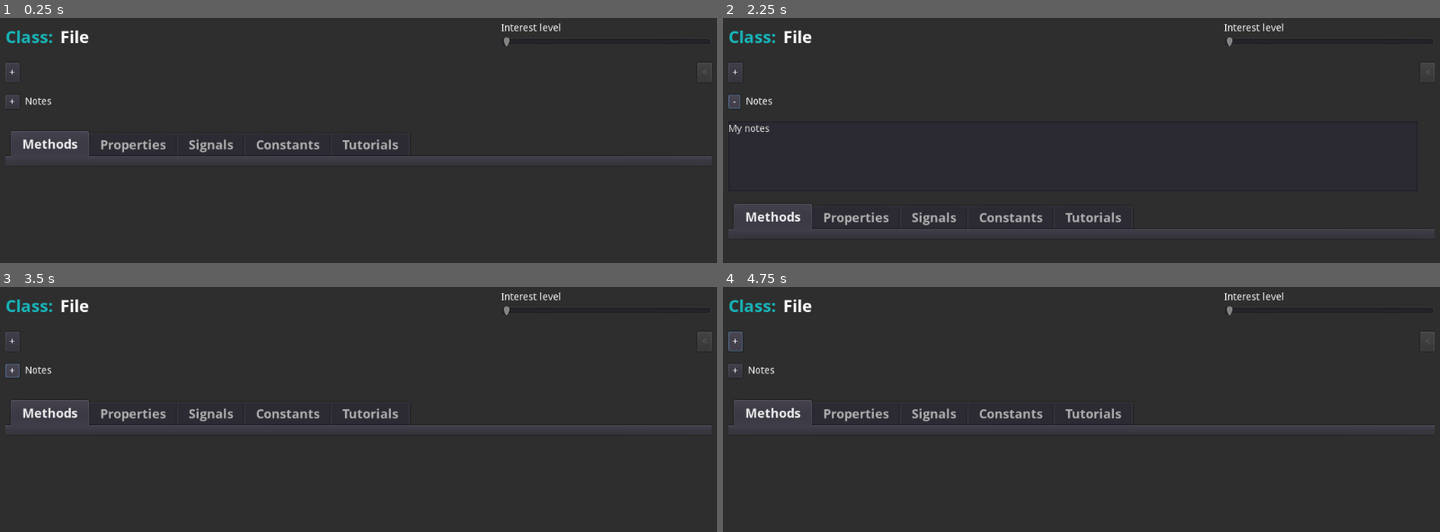
Above: before the commit, frames 1-4 (two rows, left to right).
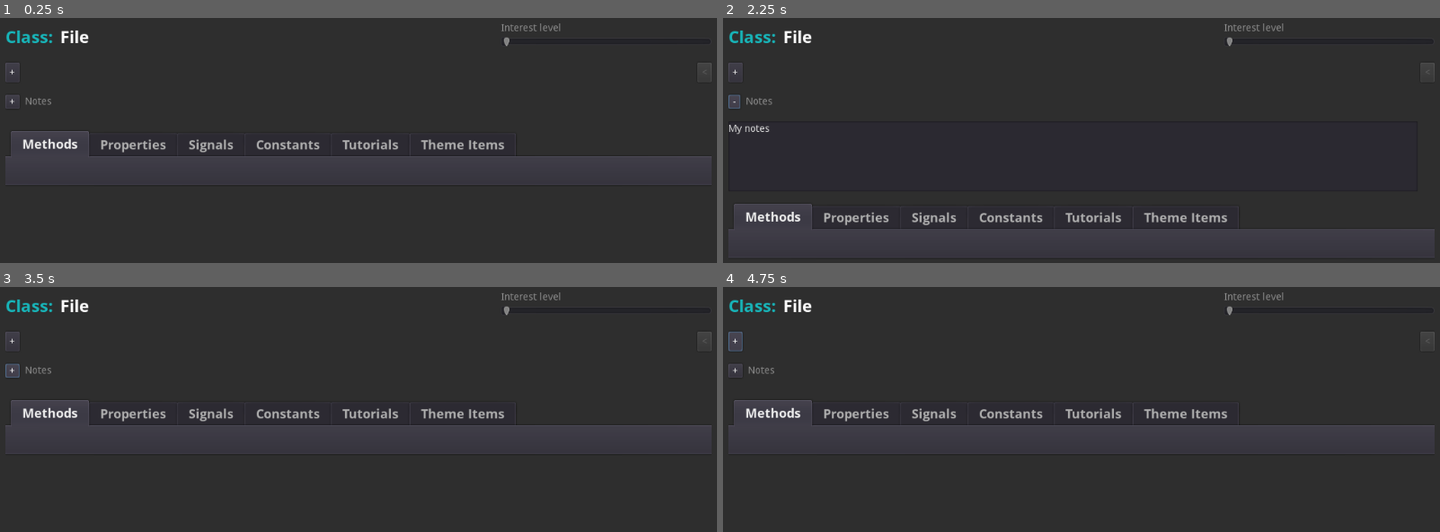
Above: after the commit, the same moments.

Repository: andrew-wilkes/godotbuddy.com
Game: Godot game, scene res://Test.tscn
Two runs of this game, one before a commit and one after it. Both use one fixed random seed, a clock stepped at 60 frames per second and the inputs below. The project has no main scene, so this scene is started directly.
Inputs:
- Up to frame 1 (0.25 s): no input
- Up to frame 2 (2.25 s): click "+" at 0.5 s; click "-" at 1.25 s; click "+" at 2 s
- Up to frame 3 (3.5 s): click "-" at 2.75 s
- Up to frame 4 (4.75 s): click "+" at 3.5 s; click "-" at 4.25 s

The runs differ from the first frame. In frame 1, 0.8% of the frame differs, in the area x 0-100%, y 2-69%; in frame 2, 0.8%; in frame 3, 0.8%; in frame 4, 0.8%.
Error before the commit: Invalid get index 'File' (on base: 'Dictionary'). (res://ClassDetails.gd:79)
Error after the commit: Invalid get index 'File' (on base: 'Dictionary'). (res://ClassDetails.gd:108)

Commit message:
Dynamically set up tabs

Diff:
--- a/apps/desktop/ClassDetails.gd
+++ b/apps/desktop/ClassDetails.gd
@@ -14,6 +14,15 @@
 var history = []
 var stepping_back = false
 var back_button
+var tab_list = [
+	"methods",
+	"members",
+	"signals",
+	"constants",
+	"tutorials",
+	"theme_items",
+]
+var tabs
 
 func _ready():
 	desc = find_node("Desc")
@@ -22,6 +31,7 @@
 	desc_button = find_node("DescButton")
 	notes_button = find_node("NotesButton")
 	back_button = find_node("BackButton")
+	tabs = find_node("TabContainer")
 	back_button.disabled = true
 	descbox.hide()
 	notes.get_parent().hide()
@@ -48,9 +58,28 @@
 	desc.bbcode_text = text_to_bbcode(info.description)
 	call_deferred("set_description_scroll_container_size")
 
+	# Set up tabs
+	var remove = false
+	for tab in tabs.get_children():
+		if remove:
+			# Avoid problem of duplicate names
+			tab.name = "x"
+			tab.queue_free()
+		remove = true
+	var add = false
+	for key in tab_list:
+		if info.has(key):
+			var items = info[key]
+			var tab = tabs.get_child(0)
+			if add:
+				tab = tab.duplicate()
+				tabs.add_child(tab)
+			tab.name = key.capitalize()
+			add = true
+
 
 func set_back_button_state():
-		back_button.disabled = true if history.size() < 1 else false
+	back_button.disabled = true if history.size() < 1 else false
 
 
 func set_description_scroll_container_size():
@@ -66,7 +95,7 @@
 	scroll_container.rect_min_size.y = min(desc.rect_size.y, max_description_size_y)
 
 
-func get_info(cname):
+func get_info(cname) -> Dictionary:
 	var info = {}
 	var node_name = ""
 	var group_name = ""
@@ -109,12 +138,14 @@
 								"qualifiers": parser.get_named_attribute_value_safe("qualifiers"),
 								"args": {},
 								"return_type": "",
+								"description": "",
 							}
 							if info[group_name].has(method_name):
 								info[group_name][method_name].append(method)
 							else:
 								info[group_name][method_name] = [method]
 							method_target = method
+							text_target = method
 							text_mode = RAW
 						"return":
 							method_target["return_type"] = parser.get_named_attribute_value("type")
@@ -122,8 +153,8 @@
 							var keys = ["index", "type", "default"]
 							var _member_name = add_argument(parser, method_target, keys)
 						"members":
-							info[node_name] = {}
-							group_name = node_name
+							info["properties"] = {}
+							group_name = "properties"
 						"member":
 							var keys = ["type", "setter", "getter", "default"]
 							member_name = add_member(parser, info, group_name, keys)
@@ -151,10 +182,13 @@
 				parser.NODE_TEXT:
 					if text_target != null:
 						var txt = get_node_text(parser.get_node_data())
-						if text_mode == FORMATTED:
-							txt = format_text(txt)
-						text_target[text_node_name] = txt
-						text_target = null
+						# We get unexpected blank text nodes, so ignore them
+						if txt.length() > 0:
+							if text_mode == FORMATTED:
+								txt = format_text(txt)
+							text_target[text_node_name] = txt
+							text_target = null
+	return info
 
 
 func add_member(parser: XMLParser, info: Dictionary, group_name, keys: Array) -> String:
--- a/apps/desktop/ClassDetails.tscn
+++ b/apps/desktop/ClassDetails.tscn
@@ -1,24 +1,10 @@
-[gd_scene load_steps=13 format=2]
+[gd_scene load_steps=7 format=2]
 
 [ext_resource path="res://ClassDetails.gd" type="Script" id=1]
 [ext_resource path="res://assets/fonts/boldheader.tres" type="DynamicFont" id=2]
 [ext_resource path="res://assets/fonts/OpenSans-Bold.ttf" type="DynamicFontData" id=3]
 [ext_resource path="res://ClassInfoCard.tscn" type="PackedScene" id=4]
-[ext_resource path="res://assets/fonts/OpenSans-Regular.ttf" type="DynamicFontData" id=5]
-[ext_resource path="res://assets/fonts/OpenSans-Italic.ttf" type="DynamicFontData" id=6]
-[ext_resource path="res://assets/fonts/Bitstream Vera Sans Mono Roman.ttf" type="DynamicFontData" id=7]
-
-[sub_resource type="DynamicFont" id=2]
-font_data = ExtResource( 7 )
-
-[sub_resource type="DynamicFont" id=3]
-font_data = ExtResource( 6 )
-
-[sub_resource type="DynamicFont" id=4]
-font_data = ExtResource( 3 )
-
-[sub_resource type="DynamicFont" id=5]
-font_data = ExtResource( 5 )
+[ext_resource path="res://ContentRichTextLabel.tscn" type="PackedScene" id=5]
 
 [sub_resource type="DynamicFont" id=1]
 size = 18
@@ -46,7 +32,7 @@
 
 [node name="VBox" type="VBoxContainer" parent="SC"]
 margin_right = 1006.0
-margin_bottom = 356.0
+margin_bottom = 384.0
 rect_min_size = Vector2( 720, 0 )
 size_flags_horizontal = 3
 
@@ -88,6 +74,7 @@
 [node name="Label" type="Label" parent="SC/VBox/HBox/VBox"]
 margin_right = 300.0
 margin_bottom = 14.0
+custom_colors/font_color = Color( 0.564706, 0.564706, 0.564706, 1 )
 text = "Interest level"
 
 [node name="HSlider" type="HSlider" parent="SC/VBox/HBox/VBox"]
@@ -120,27 +107,17 @@
 hint_tooltip = "Detailed description"
 text = "+"
 
-[node name="BDesc" type="RichTextLabel" parent="SC/VBox/HBox1"]
+[node name="BDesc" parent="SC/VBox/HBox1" instance=ExtResource( 5 )]
 margin_left = 28.0
+margin_top = 0.0
 margin_right = 978.0
 margin_bottom = 28.0
-size_flags_horizontal = 3
-custom_constants/line_separation = 5
-custom_fonts/mono_font = SubResource( 2 )
-custom_fonts/italics_font = SubResource( 3 )
-custom_fonts/bold_font = SubResource( 4 )
-custom_fonts/normal_font = SubResource( 5 )
-bbcode_enabled = true
-fit_content_height = true
-scroll_active = false
-__meta__ = {
-"_edit_use_anchors_": false
-}
 
 [node name="BackButton" type="Button" parent="SC/VBox/HBox1"]
 margin_left = 986.0
 margin_right = 1006.0
 margin_bottom = 28.0
+hint_tooltip = "Go to previous class"
 text = "<"
 
 [node name="Sp2" type="Control" parent="SC/VBox"]
@@ -195,6 +172,7 @@
 margin_top = 3.0
 margin_right = 66.0
 margin_bottom = 17.0
+custom_colors/font_color = Color( 0.564706, 0.564706, 0.564706, 1 )
 text = "Notes"
 
 [node name="Sp" type="Control" parent="SC/VBox/HBox2"]
@@ -247,12 +225,17 @@
 [node name="TabContainer" type="TabContainer" parent="SC/VBox"]
 margin_top = 276.0
 margin_right = 1006.0
-margin_bottom = 324.0
+margin_bottom = 352.0
 custom_fonts/font = SubResource( 1 )
 tab_align = 0
 
-[node name="Methods" parent="SC/VBox/TabContainer" instance=ExtResource( 4 )]
-margin_top = 44.0
+[node name="Methods" parent="SC/VBox/TabContainer" instance=ExtResource( 5 )]
+anchor_right = 1.0
+anchor_bottom = 1.0
+margin_left = 4.0
+margin_top = 44.0
+margin_right = -4.0
+margin_bottom = -4.0
 
 [node name="Properties" parent="SC/VBox/TabContainer" instance=ExtResource( 4 )]
 visible = false
@@ -270,26 +253,15 @@
 visible = false
 margin_top = 44.0
 
-[node name="Desc" type="RichTextLabel" parent="SC/VBox"]
-margin_top = 328.0
-margin_right = 1006.0
-margin_bottom = 356.0
-focus_mode = 2
-size_flags_horizontal = 3
-custom_constants/line_separation = 5
-custom_fonts/mono_font = SubResource( 2 )
-custom_fonts/italics_font = SubResource( 3 )
-custom_fonts/bold_font = SubResource( 4 )
-custom_fonts/normal_font = SubResource( 5 )
-bbcode_enabled = true
-fit_content_height = true
-selection_enabled = true
-__meta__ = {
-"_edit_use_anchors_": false
-}
+[node name="Theme Items" parent="SC/VBox/TabContainer" instance=ExtResource( 4 )]
+visible = false
+margin_top = 44.0
+
+[node name="Desc" parent="SC/VBox" instance=ExtResource( 5 )]
+margin_top = 356.0
+margin_bottom = 384.0
 
 [connection signal="pressed" from="SC/VBox/HBox1/DescButton" to="." method="_on_Description_pressed"]
-[connection signal="meta_clicked" from="SC/VBox/HBox1/BDesc" to="." method="_on_Desc_meta_clicked"]
 [connection signal="pressed" from="SC/VBox/HBox1/BackButton" to="." method="_on_BackButton_pressed"]
 [connection signal="pressed" from="SC/VBox/HBox2/NotesButton" to="." method="_on_NotesButton_pressed"]
 [connection signal="meta_clicked" from="SC/VBox/Desc" to="." method="_on_Desc_meta_clicked"]
--- /dev/null
+++ b/apps/desktop/ContentRichTextLabel.tscn
@@ -0,0 +1,36 @@
+[gd_scene load_steps=9 format=2]
+
+[ext_resource path="res://assets/fonts/OpenSans-Bold.ttf" type="DynamicFontData" id=1]
+[ext_resource path="res://assets/fonts/OpenSans-Italic.ttf" type="DynamicFontData" id=2]
+[ext_resource path="res://assets/fonts/OpenSans-Regular.ttf" type="DynamicFontData" id=3]
+[ext_resource path="res://assets/fonts/Bitstream Vera Sans Mono Roman.ttf" type="DynamicFontData" id=4]
+
+[sub_resource type="DynamicFont" id=2]
+font_data = ExtResource( 4 )
+
+[sub_resource type="DynamicFont" id=3]
+font_data = ExtResource( 2 )
+
+[sub_resource type="DynamicFont" id=4]
+font_data = ExtResource( 1 )
+
+[sub_resource type="DynamicFont" id=5]
+font_data = ExtResource( 3 )
+
+[node name="Content" type="RichTextLabel"]
+margin_top = 328.0
+margin_right = 1006.0
+margin_bottom = 356.0
+focus_mode = 2
+size_flags_horizontal = 3
+custom_constants/line_separation = 5
+custom_fonts/mono_font = SubResource( 2 )
+custom_fonts/italics_font = SubResource( 3 )
+custom_fonts/bold_font = SubResource( 4 )
+custom_fonts/normal_font = SubResource( 5 )
+bbcode_enabled = true
+fit_content_height = true
+selection_enabled = true
+__meta__ = {
+"_edit_use_anchors_": false
+}
--- a/apps/desktop/data.gd
+++ b/apps/desktop/data.gd
@@ -62,6 +62,7 @@
 
 func save_settings(_settings, file_name = SETTINGS_FILE_NAME):
 	assert(ResourceSaver.save(file_name, _settings) == OK)
+	settings_changed = false
 
 
 func _notification(what):
